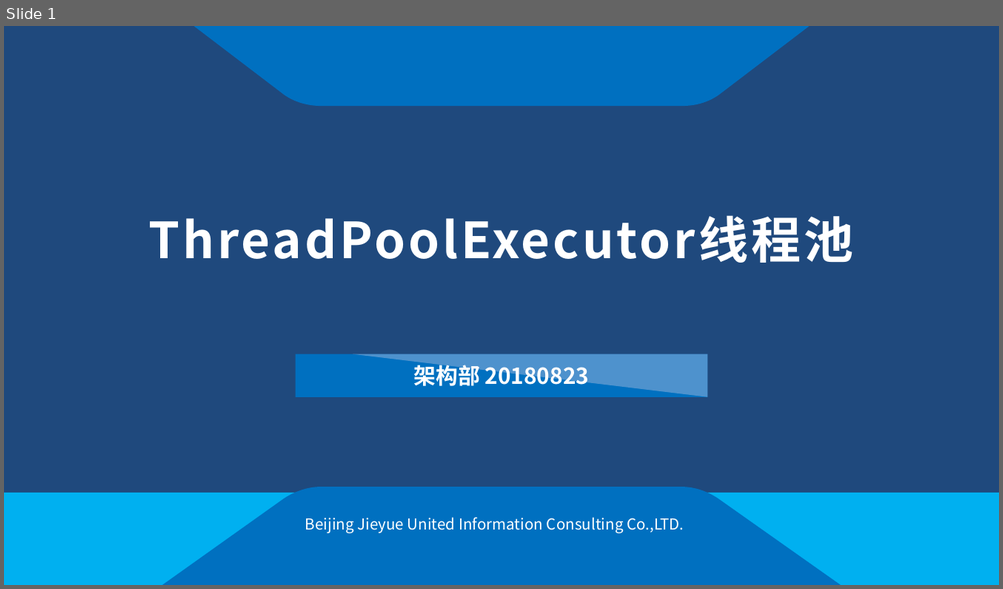
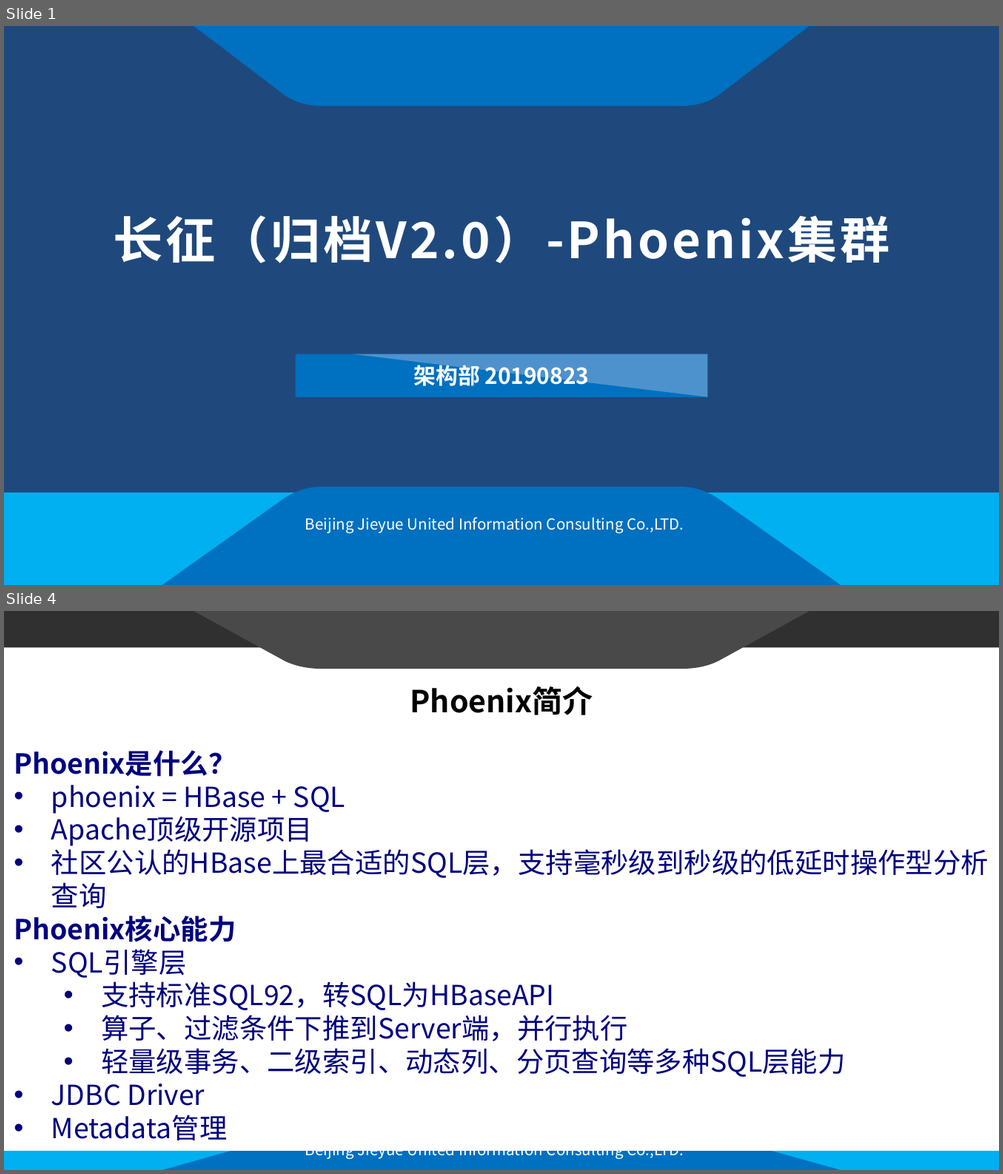
Before and after one commit to franparsunland/documents, a slide deck: 长征-Phoenix集群.pptx. Shown one above the other, each under a label of ours: slide 1 before the commit, slides 1 and 4 after it; the slides between them are not shown. The pictures are 1003x589 and 1003x1174 pixels, drawn with LibreOffice and Linux fonts; fonts in the diff are those of the drawing; background and template pictures are left out. Boxes give left, top, right and bottom in pixels: in the first picture for what was removed or moved away, otherwise in the second. Text is boxed around its words. In the diff, an @@ line names an element or a change of style, - is before the commit and + after.

```diff
--- a/长征-Phoenix集群.pptx
+++ b/长征-Phoenix集群.pptx
@@ slide 4 added at (x1=4, y1=611, x2=999, y2=1170), background #FFFFFF; not listed: 4 template elements that a slide beside it also shows @@
@@ title added at (x1=410, y1=686, x2=593, y2=715), 22 pt, text #000000, bold @@
+Phoenix简介
@@ rectangle added at (x1=4, y1=739, x2=999, y2=1151), fill #FFFFFF, 20 pt, text #000080 @@
+Phoenix是什么？
+• phoenix = HBase + SQL
+• Apache顶级开源项目
+• 社区公认的HBase上最合适的SQL层，支持毫秒级到秒级的低延时操作型分析查询
+Phoenix核心能力
+• SQL引擎层
+  • 支持标准SQL92，转SQL为HBaseAPI
+  • 算子、过滤条件下推到Server端，并行执行
+  • 轻量级事务、二级索引、动态列、分页查询等多种SQL层能力
+• JDBC Driver
+• Metadata管理
@@ text added at (x1=305, y1=1151, x2=683, y2=1160), 11 pt, text #FFFFFF @@
+Beijing Jieyue United Information Consulting Co.,LTD.
@@ slide 1 changed as well @@
@@ title at (x1=113, y1=215, x2=890, y2=264): text changed @@
-ThreadPoolExecutor线程池
+长征（归档V2.0）-Phoenix集群
@@ text at (x1=414, y1=362, x2=589, y2=390): text changed @@
-架构部 20180823
+架构部 20190823
```
Also in this commit, not shown: 13 other slides added, 23 slides removed.
